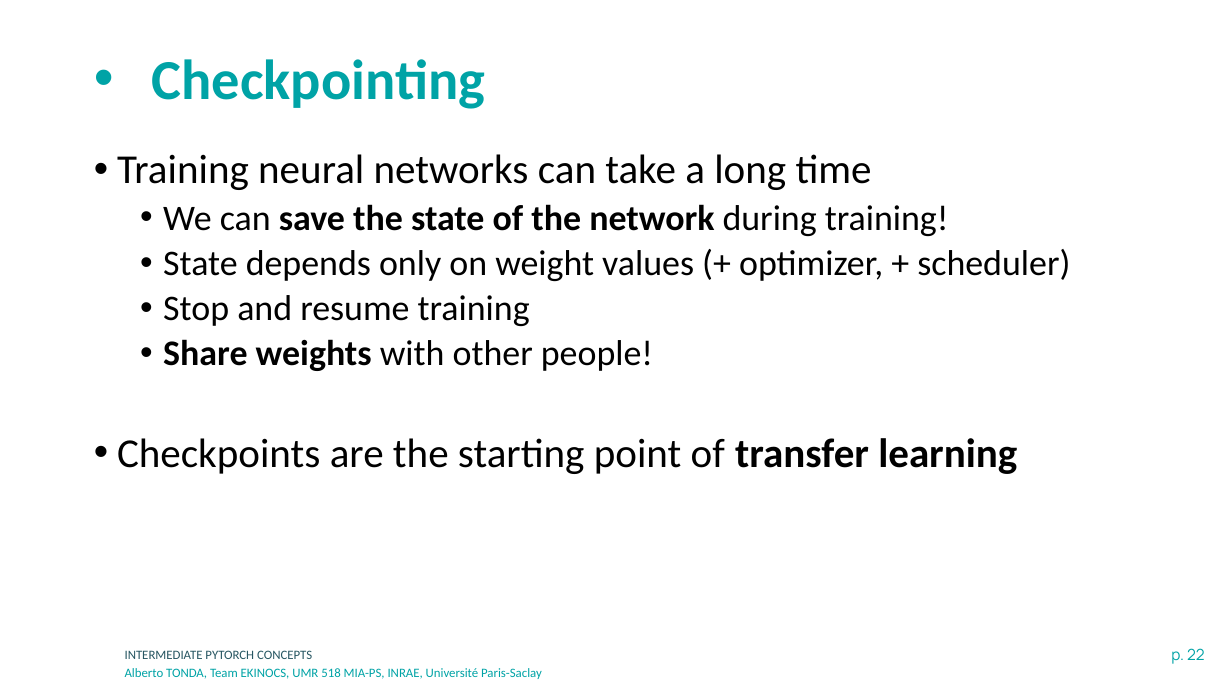
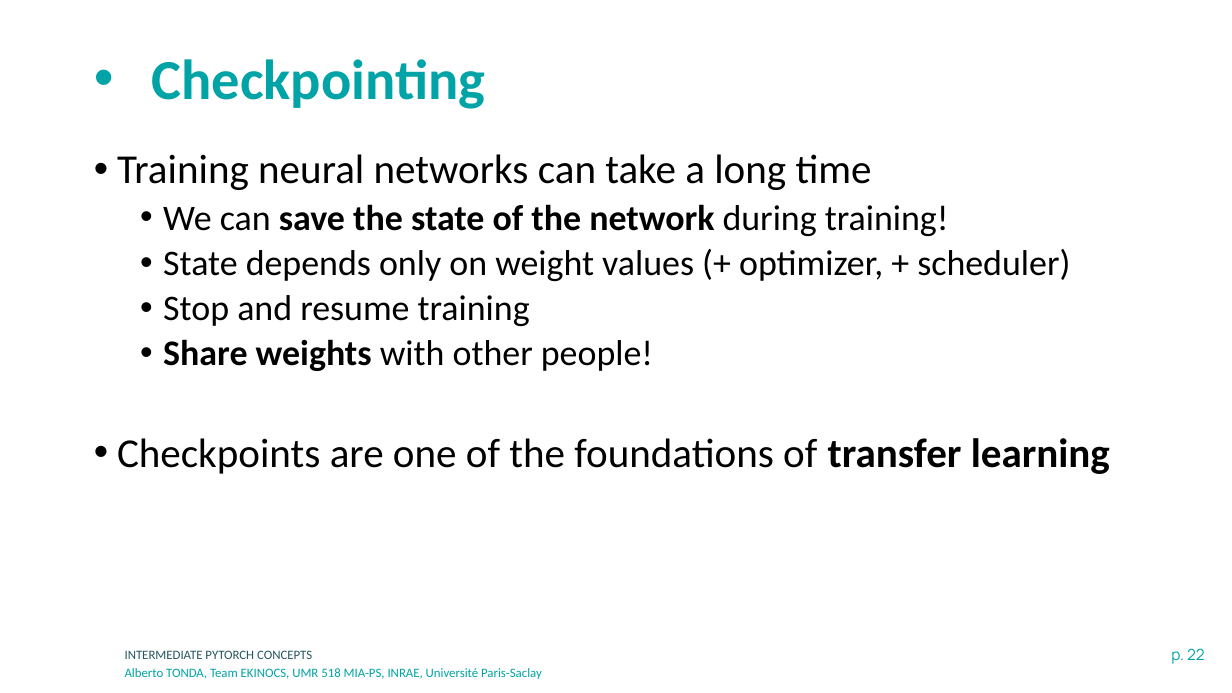
Before and after one commit to albertotonda/teaching, a slide deck: slide 22 of deep-learning-in-practice-with-pytorch/1-intermediate-pytorch.pptx. Drawn at 1232x693 pixels with LibreOffice and Linux fonts; fonts in the diff are those of the drawing; background and template pictures are left out. Boxes give left, top, right and bottom in pixels: in the first picture for what was removed or moved away, otherwise in the second. Text is boxed around its words. In the diff, an @@ line names an element or a change of style, - is before the commit and + after.

```diff
--- a/deep-learning-in-practice-with-pytorch/1-intermediate-pytorch.pptx
+++ b/deep-learning-in-practice-with-pytorch/1-intermediate-pytorch.pptx
@@ text at <box>117,438,1110,474</box>: text changed @@
-• Checkpoints are the starting point of transfer learning
+• Checkpoints are one of the foundations of transfer learning
```
Also in this commit, not shown: 1 other slide changed, 2 other files.
